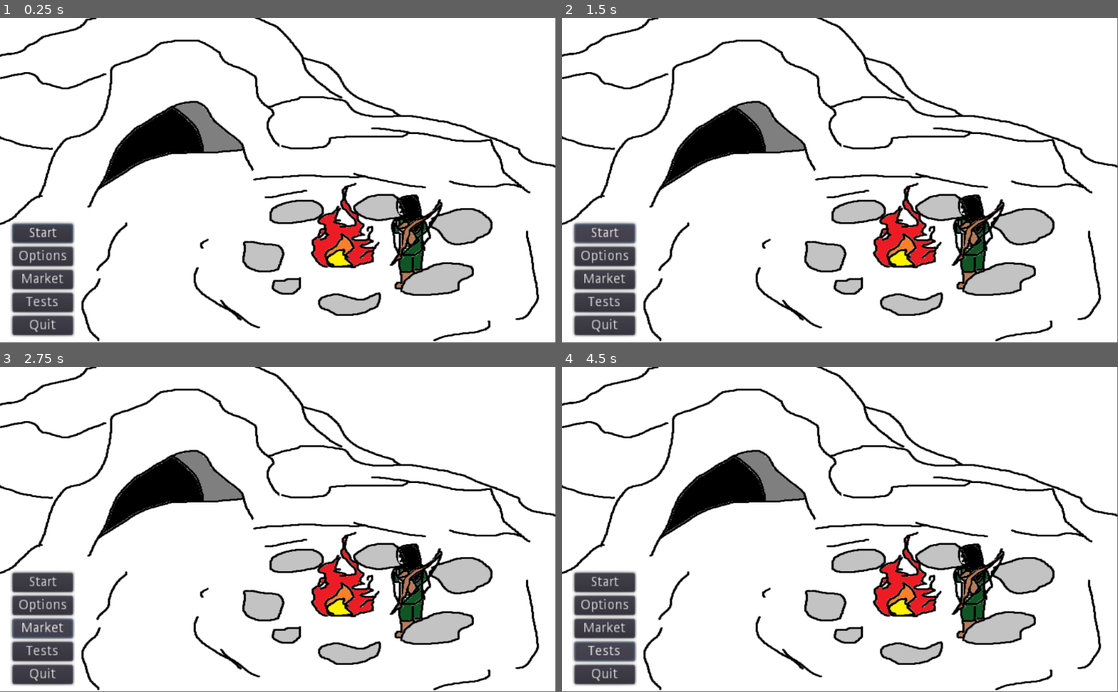
Above: before the commit, frames 1-4 (two rows, left to right).
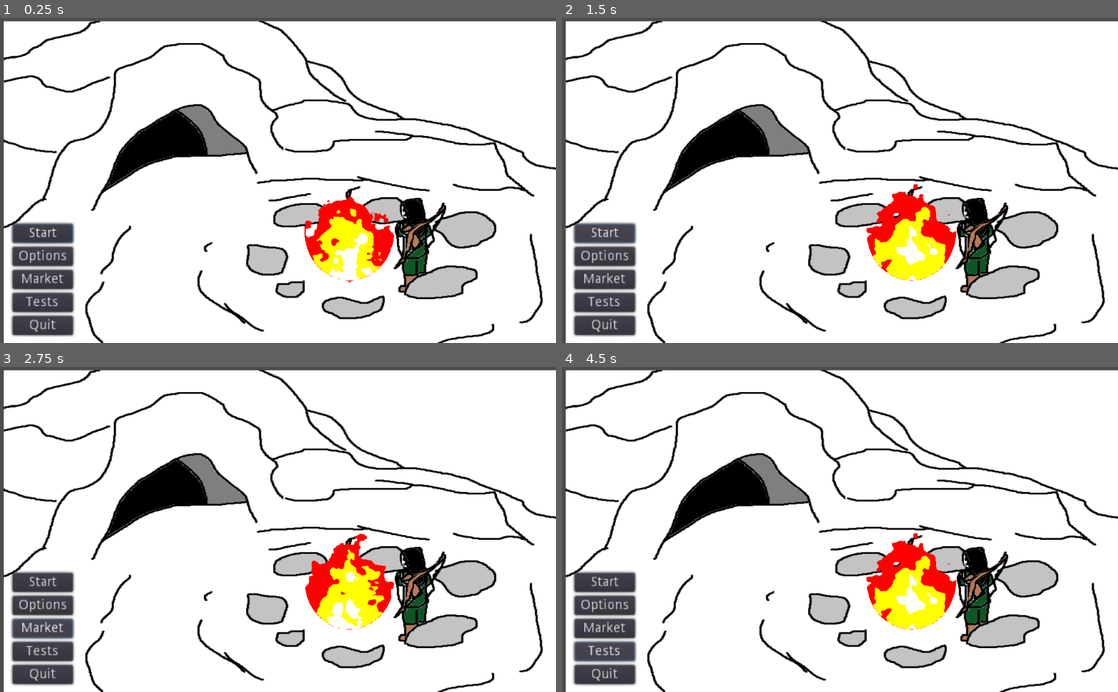
Above: after the commit, the same moments.

Repository: rwyndrum4/MENDAX
Game: Godot game, scene res://Game.tscn
Two runs of this game, one before a commit and one after it. Both use one fixed random seed, a clock stepped at 60 frames per second and the inputs below. Before the commit the project has no main scene; this scene is started directly in both runs.
Inputs:
- Up to frame 1 (0.25 s): no input
- Up to frame 2 (1.5 s): click "Start" at 0.5 s; click "Start" at 1.25 s
- Up to frame 3 (2.75 s): click "Market" at 2 s
- Up to frame 4 (4.5 s): click "Tests" at 2.75 s; click "Market" at 3.5 s; click "Tests" at 4.25 s

The runs differ from the first frame. In frame 1, 16% of the frame differs, in the area x 0-100%, y 0-100%; in frame 2, 17%; in frame 3, 17%; in frame 4, 17%.

Commit message:
Added fire with animations with fire node

Diff:
--- a/game/Game.tscn
+++ b/game/Game.tscn
@@ -1,7 +1,35 @@
-[gd_scene load_steps=3 format=2]
+[gd_scene load_steps=8 format=2]
 
 [ext_resource path="res://Scripts/MainMenu.gd" type="Script" id=1]
 [ext_resource path="res://Assets/temp_bg.png" type="Texture" id=2]
+[ext_resource path="res://Assets/fire5.png" type="Texture" id=3]
+
+[sub_resource type="Shader" id=1]
+resource_local_to_scene = true
+code = "shader_type canvas_item;
+
+uniform sampler2D noise;
+
+void fragment(){
+	vec4 base=texture(TEXTURE,UV);
+	vec4 n= texture(noise,vec2(UV.x,UV.y+TIME));//TIME part to read form higher value over time?
+	base.r += 0.4f - distance(vec2(0.5,UV.y),UV);//want to make center brighter so add small amount and subtract from center
+	base.r = (base.r*0.3) +(n.r *0.4); //adding noise can experiment with ratios
+	COLOR=vec4(float(base.r>0.4),float(base.r>0.5),float(base.r>0.6),float(base.r>0.4));
+
+	//base.r is red channel
+}
+"
+
+[sub_resource type="OpenSimplexNoise" id=2]
+
+[sub_resource type="NoiseTexture" id=3]
+seamless = true
+noise = SubResource( 2 )
+
+[sub_resource type="ShaderMaterial" id=4]
+shader = SubResource( 1 )
+shader_param/noise = SubResource( 3 )
 
 [node name="MainMenu" type="Control"]
 anchor_right = 1.0
@@ -9,8 +37,10 @@
 script = ExtResource( 1 )
 
 [node name="TextureRect" type="TextureRect" parent="."]
-margin_right = 777.0
-margin_bottom = 551.0
+margin_left = 7.0
+margin_top = 6.0
+margin_right = 784.0
+margin_bottom = 557.0
 rect_scale = Vector2( 1.31642, 1.08664 )
 texture = ExtResource( 2 )
 
@@ -56,6 +86,12 @@
 focus_neighbour_bottom = NodePath("../Start")
 text = "Quit"
 
+[node name="Fire5" type="Sprite" parent="."]
+material = SubResource( 4 )
+position = Vector2( 643, 396 )
+scale = Vector2( 0.40332, 0.37793 )
+texture = ExtResource( 3 )
+
 [connection signal="pressed" from="VBoxContainer/Start" to="." method="_on_Start_pressed"]
 [connection signal="pressed" from="VBoxContainer/Options" to="." method="_on_Options_pressed"]
 [connection signal="pressed" from="VBoxContainer/Market" to="." method="_on_Market_pressed"]
--- a/game/MainMenu.tscn
+++ b/game/MainMenu.tscn
@@ -10,29 +10,29 @@
 [node name="VBoxContainer" type="VBoxContainer" parent="."]
 anchor_top = 1.0
 anchor_bottom = 1.0
-margin_top = -92.0
-margin_right = 123.0
+margin_top = -96.0
+margin_right = 469.0
 
 [node name="Start" type="Button" parent="VBoxContainer"]
-margin_right = 123.0
+margin_right = 469.0
 margin_bottom = 20.0
 text = "Start"
 
 [node name="Leaderboards" type="Button" parent="VBoxContainer"]
 margin_top = 24.0
-margin_right = 123.0
+margin_right = 469.0
 margin_bottom = 44.0
 text = "Leaderboards"
 
 [node name="Options" type="Button" parent="VBoxContainer"]
 margin_top = 48.0
-margin_right = 123.0
+margin_right = 469.0
 margin_bottom = 68.0
 text = "Options"
 
 [node name="Quit" type="Button" parent="VBoxContainer"]
 margin_top = 72.0
-margin_right = 123.0
+margin_right = 469.0
 margin_bottom = 92.0
 text = "Quit"
 
--- a/game/project.godot
+++ b/game/project.godot
@@ -11,6 +11,7 @@
 [application]
 
 config/name="placeholder name B)"
+run/main_scene="res://Game.tscn"
 config/icon="res://icon.png"
 
 [gui]
Binary file added: game/Assets/fire5.png
Not shown, added: game/Assets/fire5.png.import
Binary file added: game/Assets/log.png
Not shown, added: game/Assets/log.png.import
Binary file added: game/wood.png
Not shown, added: game/wood.png.import
Binary file added: game/woodpiece.png
Not shown, added: game/woodpiece.png.import
Not shown, added: .DS_Store
Not shown, added: game/.DS_Store
Not shown, added: game/Assets/.DS_Store
